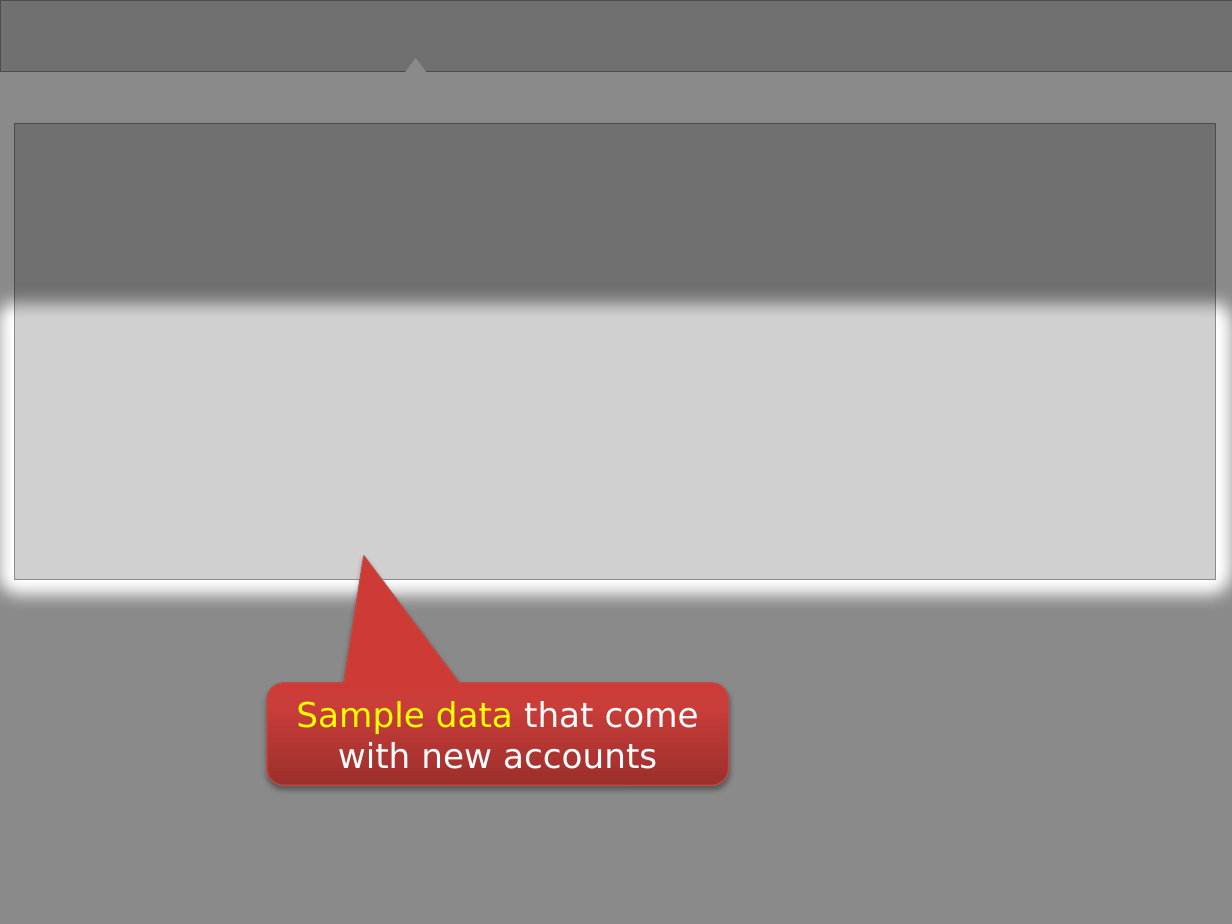
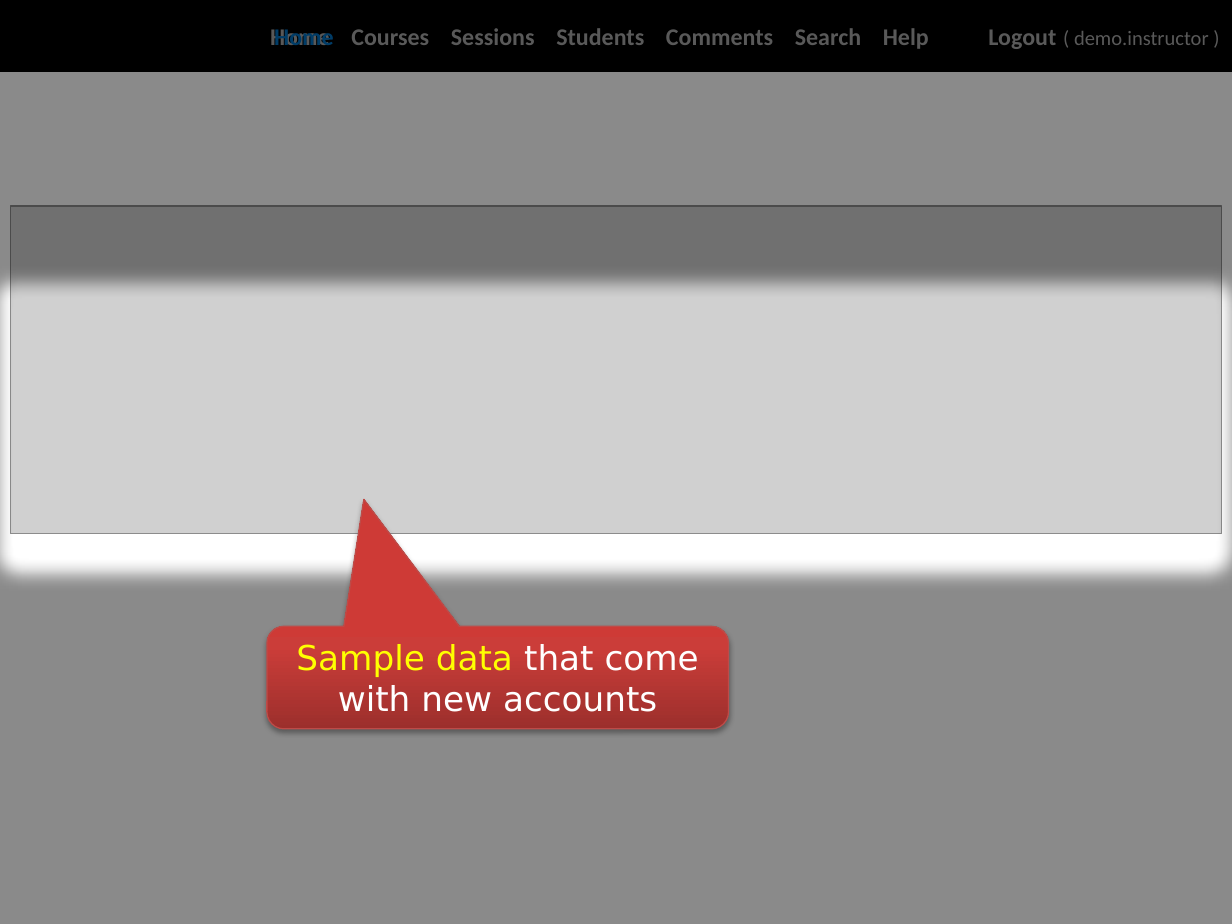
Before and after one commit to TEAMMATES/teammates, a slide deck: slide 4 of doc/video/video tour.pptx. Drawn at 1232x924 pixels with LibreOffice and Linux fonts; fonts in the diff are those of the drawing; grey boxes stand for pictures; background and template pictures are left out. Boxes give left, top, right and bottom in pixels: in the first picture for what was removed or moved away, otherwise in the second. Text is boxed around its words. In the diff, an @@ line names an element or a change of style, - is before the commit and + after.

```diff
--- a/doc/video/video tour.pptx
+++ b/doc/video/video tour.pptx
@@ freeform shape at <box>0,0,1232,924</box>: outline redrawn @@
@@ picture removed at <box>0,0,1232,71</box> @@
@@ rectangle added at <box>0,0,1232,71</box>, fill #000000, 14 pt, text #A6A6A6, bold @@
+Home Courses Sessions Students Comments Search Help Logout ( demo.instructor )
@@ text added at <box>274,29,334,45</box>, 14 pt, text #0070C0, bold @@
+Home
@@ triangle removed at <box>405,58,426,71</box> @@
@@ picture: place and size @@
-picture at <box>15,123,1216,579</box>
+picture at <box>10,206,1221,533</box>
@@ rounded speech box "Sample data that come with ...": place and size @@
-rounded speech box "Sample data that come with ..." at <box>267,683,729,785</box>
+rounded speech box "Sample data that come with ..." at <box>267,626,729,728</box>
@@ freeform shape removed at <box>565,709,590,738</box> @@
```
Also in this commit, not shown: 17 other slides changed, 21 slides added, 29 slides removed.
